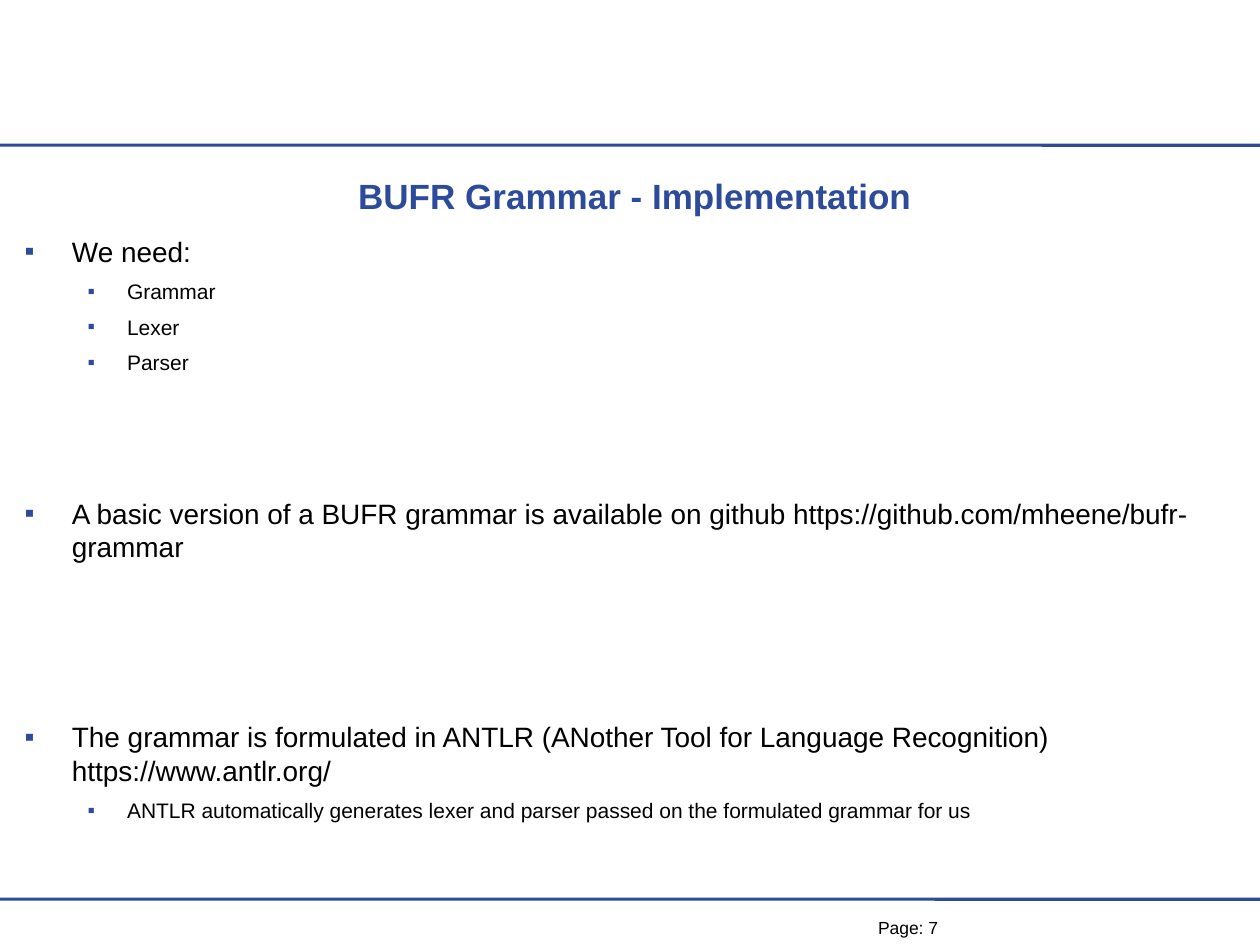
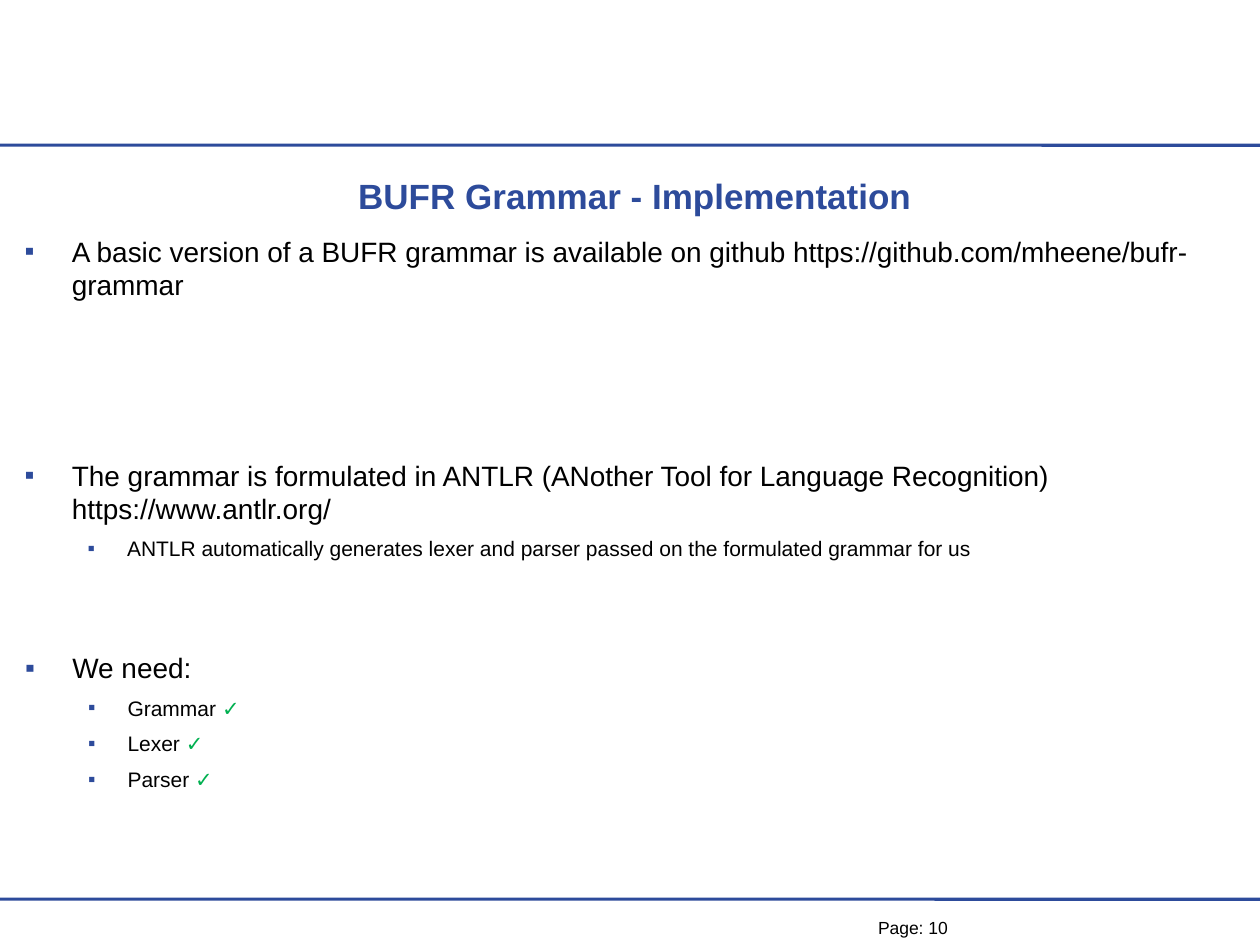
Before and after one commit to mheene/bufr-grammar, a slide deck: slide 10 of talk/BUFR-Grammar-Talk.ppt (slide 7 before the commit). Drawn at 1260x945 pixels with LibreOffice and Linux fonts; fonts in the diff are those of the drawing; background and template pictures are left out. Boxes give left, top, right and bottom in pixels: in the first picture for what was removed or moved away, otherwise in the second. Text is boxed around its words. In the diff, an @@ line names an element or a change of style, - is before the commit and + after.

```diff
--- a/talk/BUFR-Grammar-Talk.ppt
+++ b/talk/BUFR-Grammar-Talk.ppt
@@ text at (72, 241, 216, 371): paragraphs removed @@
-▪ We need:
-  ▪ Grammar
-  ▪ Lexer
-  ▪ Parser
@@ text added at (72, 657, 217, 788), 12 pt, text #000000 @@
+▪ We need:
+  ▪ Grammar ✓
+  ▪ Lexer ✓
+  ▪ Parser ✓
@@ page number at (878, 921, 947, 938): text changed @@
-Page: 7
+Page: 10
```
Also in this commit, not shown: 4 other slides changed, 1 slide added.
